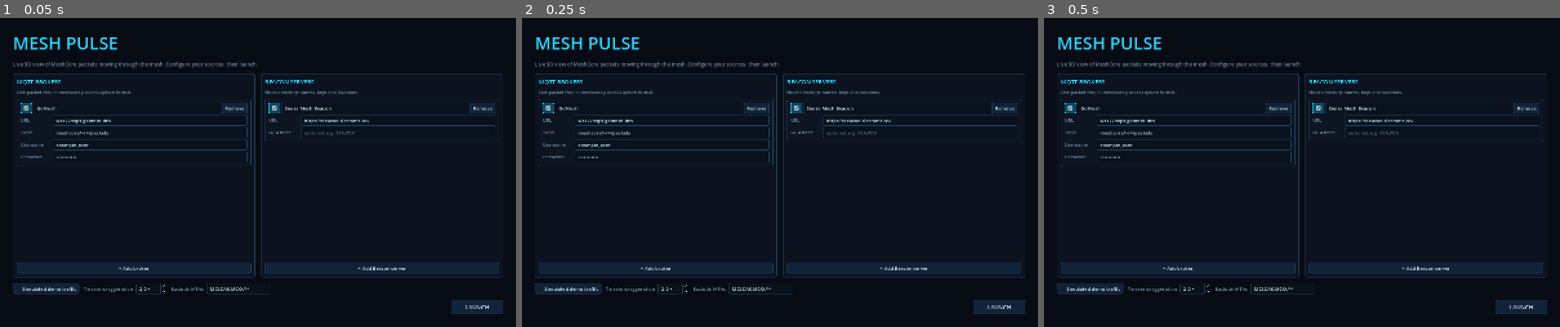
Above: before the commit, frames 1-3 (left to right).
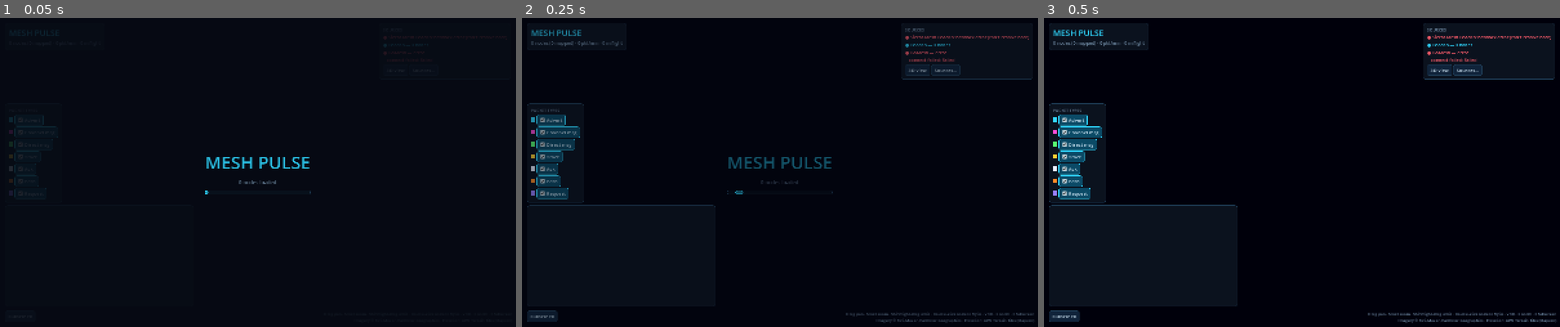
Above: after the commit, the same moments.

Repository: aclaghorn/meshpulse
Game: Godot game, scene res://scenes/main.tscn
The game is run twice, just before and just after one commit, with the same random seed, the same clock (stepped at 60 frames per second) and the same inputs. Before the commit the project starts from res://scenes/setup_screen.tscn.
Inputs:
- Up to frame 1 (0.05 s): no input
- Up to frame 2 (0.25 s): no input
- Up to frame 3 (0.5 s): no input

The runs differ from the first frame. In frame 1, 9.9% of the frame differs, in the area x 1-98%, y 4-96%; in frame 2, 13%; in frame 3, 13%, in the area x 1-100%, y 3-99%.

Commit message:
Open straight into the map; reach sources from the map
The map scene is now the entry point. It loads nodes from the saved
sources (defaults on first run) behind a full-screen loading overlay,
with the camera, terrain and feed paused until the world origin is
known. Beacon failures no longer block startup; they show in the
Sources panel.

The sources screen is only reached via Sources... on the map:
Apply & open map saves and reloads from the new sources, Back to map
discards edits and returns without reloading.

- New SourceLoader holds the Beacon loading formerly in the setup screen
- MeshData.loaded tracks whether the current sources have been loaded
- --autostart is gone; --demo still enables simulated traffic per run

Co-Authored-By: Claude Opus 5.5 <noreply@anthropic.com>

Diff:
--- a/project.godot
+++ b/project.godot
@@ -12,7 +12,7 @@
 
 config/name="Mesh Pulse"
 config/description="Live 3D visualizer for MeshCore packet traces"
-run/main_scene="res://scenes/setup_screen.tscn"
+run/main_scene="res://scenes/main.tscn"
 config/features=PackedStringArray("4.7", "Forward Plus")
 config/icon="res://icon.svg"
 
--- /dev/null
+++ b/scripts/core/source_loader.gd
@@ -0,0 +1,36 @@
+class_name SourceLoader
+extends Node
+## Loads the node directory from every enabled Beacon server into MeshData (skipping nodes only heard
+## in excluded IATAs), falls back to a synthetic mesh in demo mode, and centres the world on the result.
+
+signal status(text: String)
+
+
+## Returns one warning per Beacon server that failed; loading carries on past failures.
+func load_nodes() -> Array[String]:
+	MeshData.clear()
+	var warnings: Array[String] = []
+	var client := BeaconClient.new()
+	add_child(client)
+	for b in AppConfig.beacons:
+		if not b.get("enabled", true) or str(b.get("url", "")) == "":
+			continue
+		var label: String = b.get("name", "Beacon")
+		status.emit("Loading nodes from %s…" % label)
+		var on_progress := func(n: int) -> void: status.emit("Loading nodes from %s… %d" % [label, n])
+		client.progress.connect(on_progress)
+		var res: Dictionary = await client.fetch_nodes(b.url, b.get("iatas", ""))
+		client.progress.disconnect(on_progress)
+		for item in res.nodes:
+			if not AppConfig.is_node_excluded(item.get("iatas", [])):
+				MeshData.upsert_from_beacon(item)
+		if not res.ok:
+			warnings.append("%s: %s" % [label, res.error])
+	client.queue_free()
+
+	if MeshData.located_nodes().is_empty() and AppConfig.demo_mode:
+		MeshData.generate_synthetic()
+	MeshData.set_origin_from_nodes()
+	MeshData.loaded = true
+	status.emit("%d nodes loaded" % MeshData.nodes.size())
+	return warnings
--- a/scripts/main.gd
+++ b/scripts/main.gd
@@ -1,6 +1,7 @@
 extends Node3D
-## The live map: wires the packet feed through hop resolution into the animator, and connects
-## camera picking, the HUD and the environment.
+## The live map and the app's entry point. Loads nodes from the configured sources behind a loading
+## overlay (first launch, or after the sources changed), then wires the packet feed through hop
+## resolution into the animator. Command-line user arg (after `--`): --demo.
 
 @onready var camera: MapCamera = $MapCamera
 @onready var terrain: Node3D = $TerrainMap
@@ -15,17 +16,47 @@
 
 
 func _ready() -> void:
+	if "--demo" in OS.get_cmdline_user_args():
+		AppConfig.demo_mode = true
+	world_env.environment = _build_environment()
+	_connect_signals()
+	if not MeshData.loaded:
+		# Nothing on the map can be placed until the nodes (and so the world origin) are known.
+		_set_map_running(false)
+		hud.show_loading("Loading nodes…")
+		var loader := SourceLoader.new()
+		add_child(loader)
+		loader.status.connect(hud.show_loading)
+		var warnings: Array[String] = await loader.load_nodes()
+		loader.queue_free()
+		for w in warnings:
+			hud.add_source_note("● " + w, UiTheme.BAD)
+		hud.hide_loading()
+	_start_map()
+
+
+func _set_map_running(running: bool) -> void:
+	for node: Node in [camera, terrain, markers, animator, feed]:
+		node.process_mode = Node.PROCESS_MODE_INHERIT if running else Node.PROCESS_MODE_DISABLED
+
+
+func _start_map() -> void:
 	Geo.vertical_scale = AppConfig.vertical_exaggeration
-	if not MeshData.origin_set:
-		MeshData.set_origin_from_nodes()
-	world_env.environment = _build_environment()
 	markers.rebuild()
-
 	var points: Array[Vector3] = []
 	for node in MeshData.located_nodes():
 		points.append(Geo.latlon_to_world(node.lat, node.lon))
 	camera.frame_points(points)
+	var beacons := AppConfig.beacons.filter(func(b: Dictionary) -> bool: return b.get("enabled", true))
+	if not beacons.is_empty():
+		hud.add_source_note("● Beacon — %d nodes" % MeshData.nodes.size(), UiTheme.ACCENT)
+	if AppConfig.demo_mode:
+		hud.add_source_note("● Simulated traffic", UiTheme.WARN)
+	_set_map_running(true)
+	feed.start()
 
+
+func _connect_signals() -> void:
 	camera.clicked.connect(_on_clicked)
 	camera.double_clicked.connect(_on_double_clicked)
 	camera.hovered.connect(_on_hovered)
@@ -38,13 +69,6 @@
 		_relay_counts[node.pubkey] = _relay_counts.get(node.pubkey, 0) + 1)
 	feed.observation.connect(_on_observation)
 	feed.broker_status_changed.connect(hud.set_broker_status)
-
-	var beacons := AppConfig.beacons.filter(func(b: Dictionary) -> bool: return b.get("enabled", true))
-	if not beacons.is_empty():
-		hud.add_source_note("● Beacon — %d nodes" % MeshData.nodes.size(), UiTheme.ACCENT)
-	if AppConfig.demo_mode:
-		hud.add_source_note("● Simulated traffic", UiTheme.WARN)
-	feed.start()
 
 
 func _process(delta: float) -> void:
--- a/scripts/mesh/mesh_data.gd
+++ b/scripts/mesh/mesh_data.gd
@@ -8,6 +8,8 @@
 var nodes: Dictionary = {}  # pubkey -> MeshNode
 var _by_first_byte: Dictionary = {}  # "3a" -> Array[MeshNode]
 var origin_set := false
+## True once SourceLoader has filled the registry for the current sources; cleared to force a reload.
+var loaded := false
 var _changed_queued := false
 
 
@@ -15,6 +17,7 @@
 	nodes.clear()
 	_by_first_byte.clear()
 	origin_set = false
+	loaded = false
 
 
 func find(pubkey: String) -> MeshNode:
--- a/scripts/ui/hud.gd
+++ b/scripts/ui/hud.gd
@@ -43,6 +43,10 @@
 var _compact := false
 var _is_3d := false
 var _stats_values := []
+
+var _loading: ColorRect
+var _loading_title: Label
+var _loading_status: Label
 
 var _immersive := false
 ## Window mode changes are asynchronous (macOS animates them), so only treat "not fullscreen" as
@@ -175,9 +179,46 @@
 	_tooltip.add_child(_tooltip_label)
 	_root.add_child(_tooltip)
 
+	# Full-screen loading overlay, on top of everything while sources load.
+	_loading = ColorRect.new()
+	_loading.color = UiTheme.BG
+	_loading.mouse_filter = Control.MOUSE_FILTER_STOP
+	_loading.set_anchors_preset(Control.PRESET_FULL_RECT)
+	_loading.visible = false
+	_root.add_child(_loading)
+	var center := CenterContainer.new()
+	center.set_anchors_preset(Control.PRESET_FULL_RECT)
+	_loading.add_child(center)
+	var loading_box := VBoxContainer.new()
+	loading_box.add_theme_constant_override("separation", 14)
+	center.add_child(loading_box)
+	_loading_title = UiTheme.label("MESH PULSE", 54, UiTheme.ACCENT)
+	_loading_title.horizontal_alignment = HORIZONTAL_ALIGNMENT_CENTER
+	loading_box.add_child(_loading_title)
+	_loading_status = UiTheme.label("", 16, UiTheme.MUTED)
+	_loading_status.horizontal_alignment = HORIZONTAL_ALIGNMENT_CENTER
+	loading_box.add_child(_loading_status)
+	var bar := ProgressBar.new()
+	bar.indeterminate = true
+	bar.show_percentage = false
+	bar.custom_minimum_size = Vector2(280, 10)
+	loading_box.add_child(bar)
+
 	UiScale.layout_changed.connect(_apply_layout)
 	get_viewport().size_changed.connect(func() -> void: _apply_layout.call_deferred(_compact))
 	_apply_layout(UiScale.compact)
+
+
+func show_loading(text: String) -> void:
+	_loading_status.text = text
+	_loading.modulate.a = 1.0
+	_loading.visible = true
+
+
+func hide_loading() -> void:
+	var tween := create_tween()
+	tween.tween_property(_loading, "modulate:a", 0.0, 0.4)
+	tween.tween_callback(func() -> void: _loading.visible = false)
 
 
 func _new_panel() -> PanelContainer:
@@ -200,6 +241,7 @@
 	var m := COMPACT_MARGIN if compact else MARGIN
 	var width := _root.get_viewport_rect().size.x
 	_title.add_theme_font_size_override("font_size", 20 if compact else 26)
+	_loading_title.add_theme_font_size_override("font_size", 36 if compact else 54)
 	_set_stats_text()
 	_fullscreen_button.text = _fullscreen_label()
 	set_view_3d(_is_3d)
--- a/scripts/ui/setup_screen.gd
+++ b/scripts/ui/setup_screen.gd
@@ -1,6 +1,6 @@
 extends Control
-## Start-up screen: configure MQTT brokers and Beacon servers, then load the node directory and
-## launch the map. Command-line user args (after `--`): --autostart, --demo.
+## Sources screen, opened from the map: edit MQTT brokers, Beacon servers and options, then apply
+## (the map reloads from the new sources) or go back unchanged.
 
 const MAIN_SCENE := "res://scenes/main.tscn"
 
@@ -10,11 +10,8 @@
 var _exaggeration: SpinBox
 var _excluded_iatas: LineEdit
 var _status: Label
-var _progress: ProgressBar
-var _launch_button: Button
-var _launching := false
-var _launch_anyway := false
-var _cmdline := OS.get_cmdline_user_args()
+var _apply_button: Button
+var _back_button: Button
 
 # Pieces the compact (phone) layout rearranges.
 var _margin: MarginContainer
@@ -30,8 +27,6 @@
 	_build()
 	UiScale.layout_changed.connect(_apply_layout)
 	_apply_layout(UiScale.compact)
-	if "--autostart" in _cmdline:
-		_launch.call_deferred()
 
 
 func _build() -> void:
@@ -57,7 +52,7 @@
 
 	_title = UiTheme.label("MESH PULSE", 54, UiTheme.ACCENT)
 	root.add_child(_title)
-	var blurb := UiTheme.label("Live 3D view of MeshCore packets moving through the mesh. Configure your sources, then launch.", 16, UiTheme.MUTED)
+	var blurb := UiTheme.label("Where the live map gets its packets and nodes. Changes take effect when you apply them.", 16, UiTheme.MUTED)
 	blurb.autowrap_mode = TextServer.AUTOWRAP_WORD_SMART
 	root.add_child(blurb)
 
@@ -115,17 +110,18 @@
 	_status.size_flags_horizontal = SIZE_EXPAND_FILL
 	_status.autowrap_mode = TextServer.AUTOWRAP_WORD_SMART
 	_footer.add_child(_status)
-	_progress = ProgressBar.new()
-	_progress.custom_minimum_size = Vector2(260, 22)
-	_progress.show_percentage = false
-	_progress.visible = false
-	_footer.add_child(_progress)
-	_launch_button = Button.new()
-	_launch_button.text = "LAUNCH"
-	_launch_button.custom_minimum_size = Vector2(160, 44)
-	_launch_button.add_theme_font_size_override("font_size", 18)
-	_launch_button.pressed.connect(_launch)
-	_footer.add_child(_launch_button)
+	_back_button = Button.new()
+	_back_button.text = "BACK TO MAP"
+	_back_button.tooltip_text = "Discard changes"
+	_back_button.custom_minimum_size = Vector2(160, 44)
+	_back_button.pressed.connect(_cancel)
+	_footer.add_child(_back_button)
+	_apply_button = Button.new()
+	_apply_button.text = "APPLY & OPEN MAP"
+	_apply_button.custom_minimum_size = Vector2(200, 44)
+	_apply_button.add_theme_font_size_override("font_size", 18)
+	_apply_button.pressed.connect(_apply)
+	_footer.add_child(_apply_button)
 
 
 ## Phones: one column, everything stacked and scrolling as a page. Desktop: two columns whose
@@ -141,8 +137,8 @@
 		scroll.custom_minimum_size.y = 0 if compact else 240
 		scroll.size_flags_vertical = SIZE_FILL if compact else SIZE_EXPAND_FILL
 	_footer.vertical = compact
-	_progress.custom_minimum_size.x = 0 if compact else 260
-	_launch_button.size_flags_horizontal = SIZE_FILL if compact else SIZE_SHRINK_END
+	for button in [_back_button, _apply_button]:
+		button.size_flags_horizontal = SIZE_FILL if compact else SIZE_SHRINK_END
 
 
 func _section(parent: Control, heading: String, blurb: String, add_text: String, on_add: Callable) -> VBoxContainer:
@@ -252,17 +248,13 @@
 	_status.add_theme_color_override("font_color", color)
 
 
-func _launch() -> void:
-	if _launching:
-		return
+## Saves the sources and reopens the map, which reloads nodes from them.
+func _apply() -> void:
 	AppConfig.brokers = _collect(_broker_list)
 	AppConfig.beacons = _collect(_beacon_list)
 	AppConfig.demo_mode = _demo_check.button_pressed
 	AppConfig.vertical_exaggeration = _exaggeration.value
 	AppConfig.excluded_iatas = _excluded_iatas.text.strip_edges()
-	AppConfig.save_config()
-	if "--demo" in _cmdline:
-		AppConfig.demo_mode = true
 
 	var problems: Array[String] = []
 	var checker := MqttClient.new()
@@ -276,44 +268,12 @@
 		_set_status("\n".join(problems), UiTheme.BAD)
 		return
 
-	_launching = true
-	_launch_button.disabled = true
-	_progress.visible = true
-	_progress.indeterminate = true
+	AppConfig.save_config()
 	MeshData.clear()
-
-	var warnings: Array[String] = []
-	var client := BeaconClient.new()
-	add_child(client)
-	for b in AppConfig.beacons:
-		if not b.get("enabled", true) or str(b.get("url", "")) == "":
-			continue
-		var label: String = b.get("name", "Beacon")
-		_set_status("Loading nodes from %s…" % label)
-		var on_progress := func(n: int) -> void: _set_status("Loading nodes from %s… %d" % [label, n])
-		client.progress.connect(on_progress)
-		var res: Dictionary = await client.fetch_nodes(b.url, b.get("iatas", ""))
-		client.progress.disconnect(on_progress)
-		for item in res.nodes:
-			if not AppConfig.is_node_excluded(item.get("iatas", [])):
-				MeshData.upsert_from_beacon(item)
-		if not res.ok:
-			warnings.append("%s: %s" % [label, res.error])
-	client.queue_free()
-
-	if MeshData.located_nodes().is_empty() and AppConfig.demo_mode:
-		MeshData.generate_synthetic()
-
-	if not warnings.is_empty() and not _launch_anyway and not "--autostart" in _cmdline:
-		_set_status("\n".join(warnings) + "\nFix the source or press LAUNCH ANYWAY.", UiTheme.WARN)
-		_launch_button.text = "LAUNCH ANYWAY"
-		_launch_button.disabled = false
-		_progress.visible = false
-		_launching = false
-		_launch_anyway = true
-		return
-
-	MeshData.set_origin_from_nodes()
-	_set_status("%d nodes loaded (%d with a location). Starting…" % [MeshData.nodes.size(), MeshData.located_nodes().size()], UiTheme.GOOD)
-	await get_tree().process_frame
 	get_tree().change_scene_to_file(MAIN_SCENE)
+
+
+## Back to the map without saving; nodes already loaded are kept.
+func _cancel() -> void:
+	AppConfig.load_config()
+	get_tree().change_scene_to_file(MAIN_SCENE)
--- a/tests/capture.gd
+++ b/tests/capture.gd
@@ -1,6 +1,6 @@
 extends SceneTree
-## Dev helper: runs the app windowed with the configured sources and saves screenshots of the setup screen,
-## the top-down map and a 3D close-up. Also checks screen picking round-trips on this display.
+## Dev helper: runs the app windowed with the configured sources and saves screenshots of the loading
+## overlay, the top-down map and a 3D close-up. Also checks screen picking round-trips on this display.
 ##   godot --path . -s tests/capture.gd -- --out=/some/dir
 
 var _out := "user://captures"
@@ -13,17 +13,15 @@
 		if arg.begins_with("--out="):
 			_out = arg.trim_prefix("--out=")
 	DirAccess.make_dir_recursive_absolute(_out)
-	change_scene_to_file("res://scenes/setup_screen.tscn")
+	change_scene_to_file("res://scenes/main.tscn")
 
 
 func _process(delta: float) -> bool:
 	_t += delta
 	match _step:
 		0:
-			if _t > 1.5:
-				_shot("1_setup")
-				current_scene._launch_anyway = true
-				current_scene._launch()
+			if _t > 0.5:
+				_shot("1_loading")
 				_step = 1
 		1:
 			if _t > 14.0:
Not shown, added: scripts/core/source_loader.gd.uid
Not shown, changed: README.md
